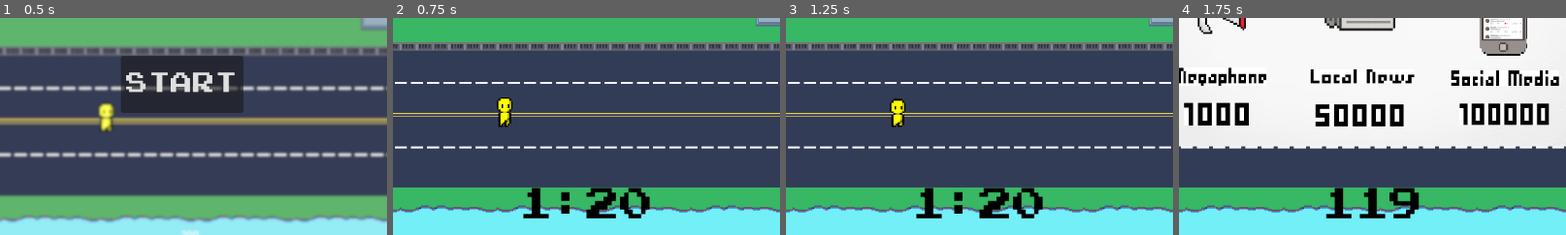
Above: before the commit, frames 1-4 (left to right).
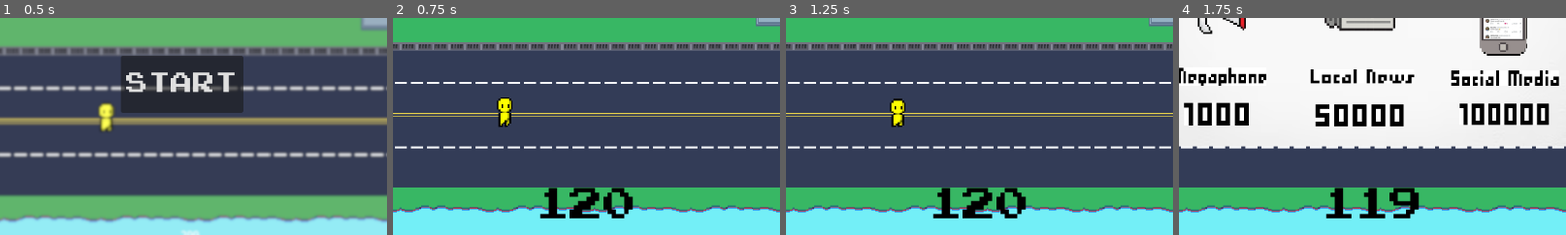
Above: after the commit, the same moments.

Repository: eliseokeefe/GameDevFinal
Game: Godot game, scene res://start.tscn
The game is run twice, just before and just after one commit, with the same random seed, the same clock (stepped at 60 frames per second) and the same inputs.
Inputs (mouse positions are % of the whole screen's width and height, from its top left):
- Up to frame 1 (0.5 s): no input
- Up to frame 2 (0.75 s): click "START" at 0.5 s
- Up to frame 3 (1.25 s): no input
- Up to frame 4 (1.75 s): click (4, 7) at 1.25 s
The pictures show only the part of the screen within x 25-75%, y 50-100%; the shares and areas given below are measured in that part.

Frame 1 is identical in both runs. In frame 2, 2.9% of the frame differs, in the area x 33-67%, y 78-93%; in frame 3, 2.9%; in frame 4, nothing differs.
Error in both runs: Invalid access to property or key 'money' on a base object of type 'CanvasLayer (in_game_hud.gd)'. (res://shop_gui.gd:38)

Commit message:
space out on timer logic fixed

Diff:
--- a/in_game_hud.tscn
+++ b/in_game_hud.tscn
@@ -106,7 +106,7 @@
 theme_override_colors/font_color = Color(0, 0, 0, 1)
 theme_override_fonts/font = ExtResource("2_sbn5i")
 theme_override_font_sizes/font_size = 50
-text = "1:20
+text = "120
 "
 
 [node name="ShopButton" type="Button" parent="."]
